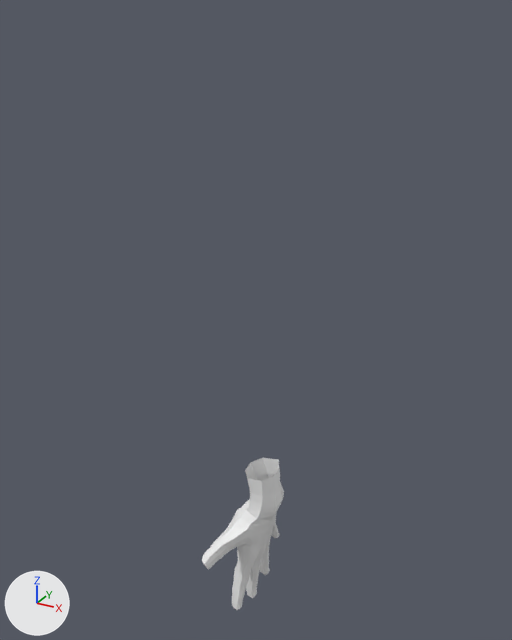
Two versions of the OBJ model mac/Resources/hands/hand.obj, one commit apart.
Before and after are seen from a 50 mm camera at (0.365, -0.665, 0.64) aimed at (-0.004, 0.006, 0.304). Arrows for +X, +Y and +Z are at lower left; the lights stay in place. The picture after the commit comes second. Where no turn or scale is listed for an object, it has been applied to the vertices.

The first picture shows 'hand'.
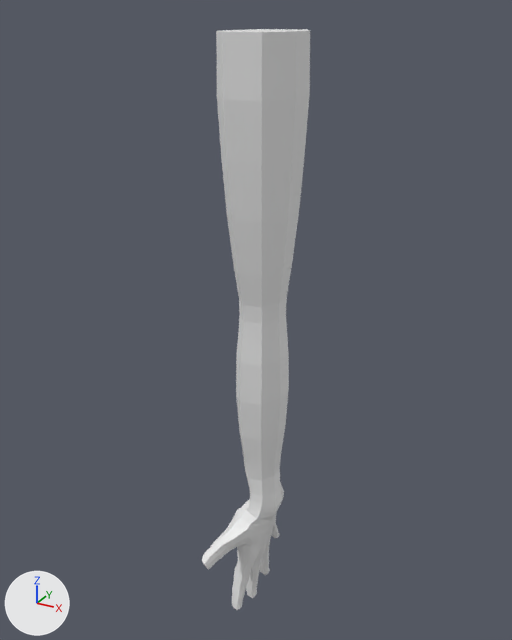
What differs and where, as boxes [x1, y1, x2, y2] in the pictures (512 x 640 px):
'hand', reshaped (31% wider, 280% taller): before [202, 458, 284, 610]; after [202, 29, 310, 610]
part 1 of me_hand, added: after [216, 29, 310, 481]

The change, as a list of edits to the scene's bpy script:
```text
Change me_hand:
    used by ob_hand; location = (0.0, 0.0, 0.0)
    remove me_hand.from_pydata(...)  # 772 vertices, 767 faces; spans x -0.028..0.036, y -0.1..0.075, z -0.114..0.106
    add me_hand.from_pydata(...)  # 868 vertices, 864 faces; spans x -0.032..0.052, y -0.1..0.075, z -0.114..0.62
    me_hand part 1
    96 vertices are added at x -0.032..0.052, y -0.061..0.056, z 0.13..0.62
    97 new faces join them
```
